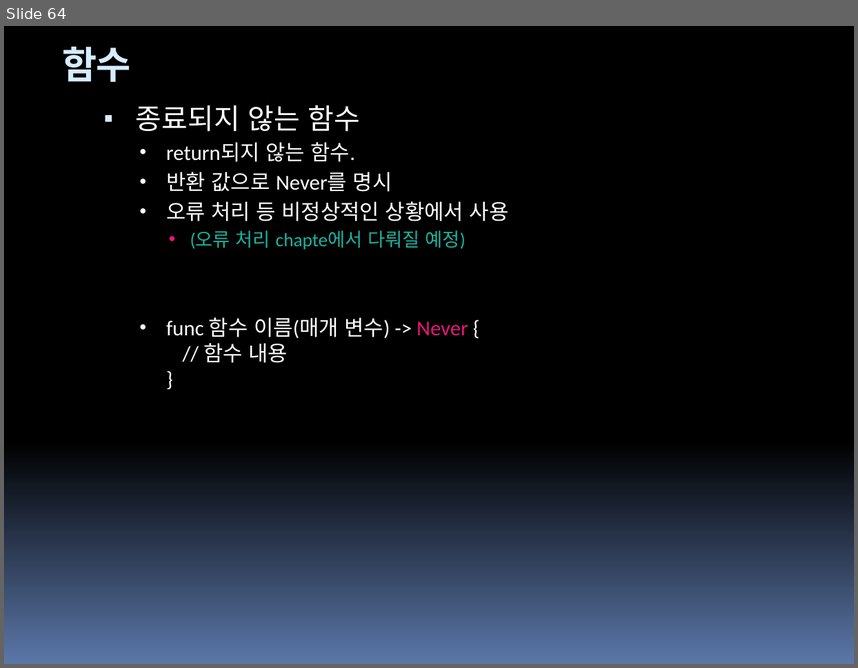
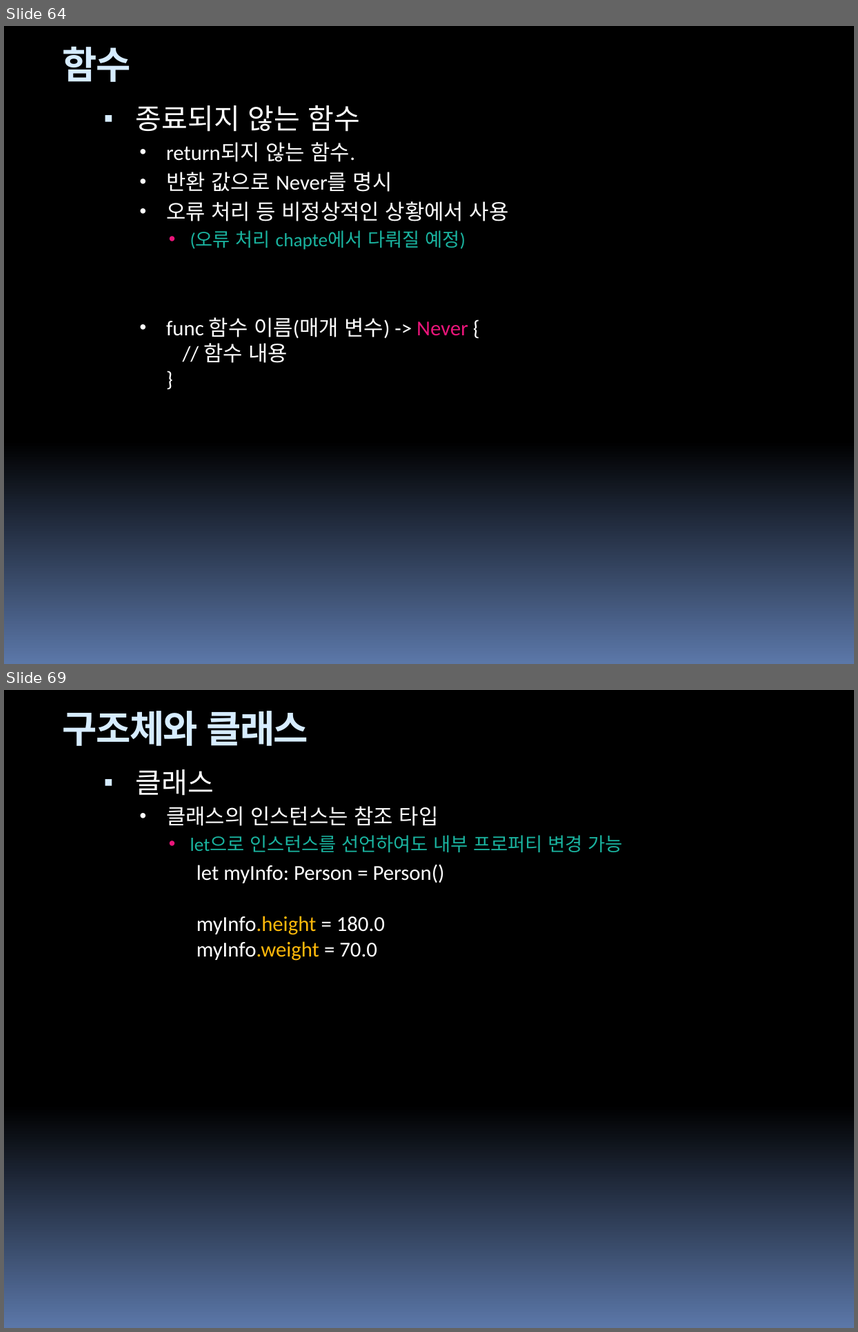
Before and after one commit to hounga13/helloSwift, a slide deck: Swift세미나자료.pptx. Shown one above the other, each under a label of ours: slide 64 before the commit, slides 64 and 69 after it; the slides between them are not shown. The pictures are 858x668 and 858x1332 pixels, drawn with LibreOffice and Linux fonts; fonts in the diff are those of the drawing. Boxes give left, top, right and bottom in pixels: in the first picture for what was removed or moved away, otherwise in the second. Text is boxed around its words. In the diff, an @@ line names an element or a change of style, - is before the commit and + after.

```diff
--- a/Swift세미나자료.pptx
+++ b/Swift세미나자료.pptx
@@ slide 69 added at <box>4,690,854,1328</box>, background gradient #000000 to #5B77A8; not listed: 4 template elements that a slide beside it also shows @@
@@ title added at <box>63,711,308,746</box>, 32 pt, text #D6ECFF, bold @@
+구조체와 클래스
@@ text added at <box>136,769,623,852</box>, 16 pt, text #1AB39F @@
+▪ 클래스
+  • 클래스의 인스턴스는 참조 타입
+    • let으로 인스턴스를 선언하여도 내부 프로퍼티 변경 가능
@@ text added at <box>197,864,445,960</box>, 18 pt, text #FFFFFF @@
+let myInfo: Person = Person()
+myInfo.height = 180.0
+myInfo.weight = 70.0
```
Also in this commit, not shown: 10 other slides added, 2 other files.
